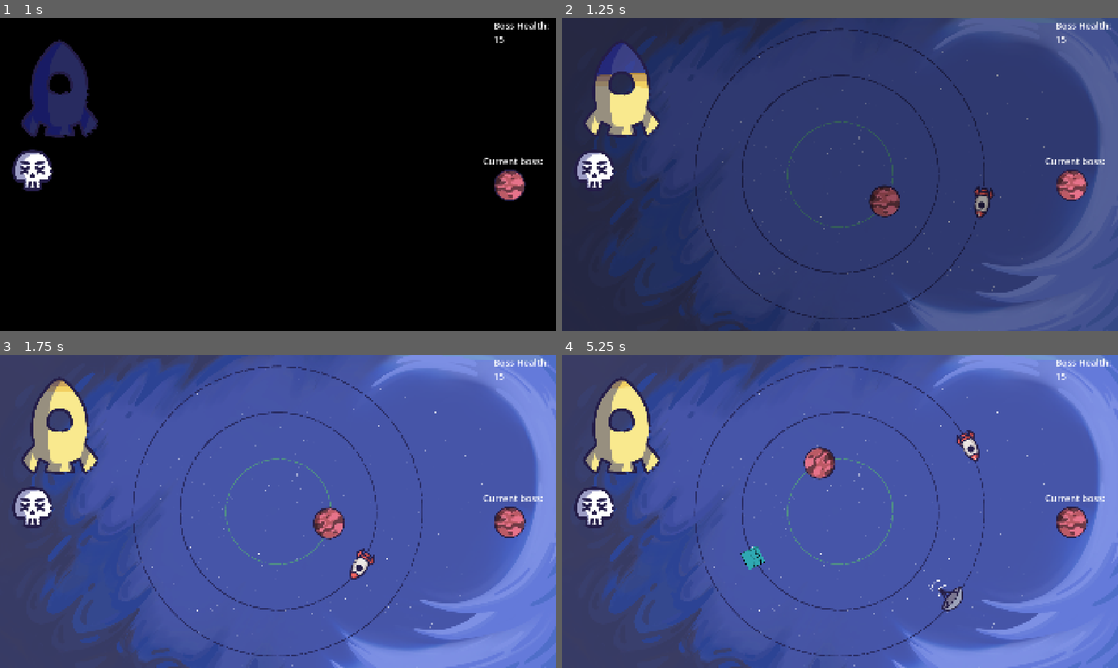
Above: before the commit, frames 1-4 (two rows, left to right).
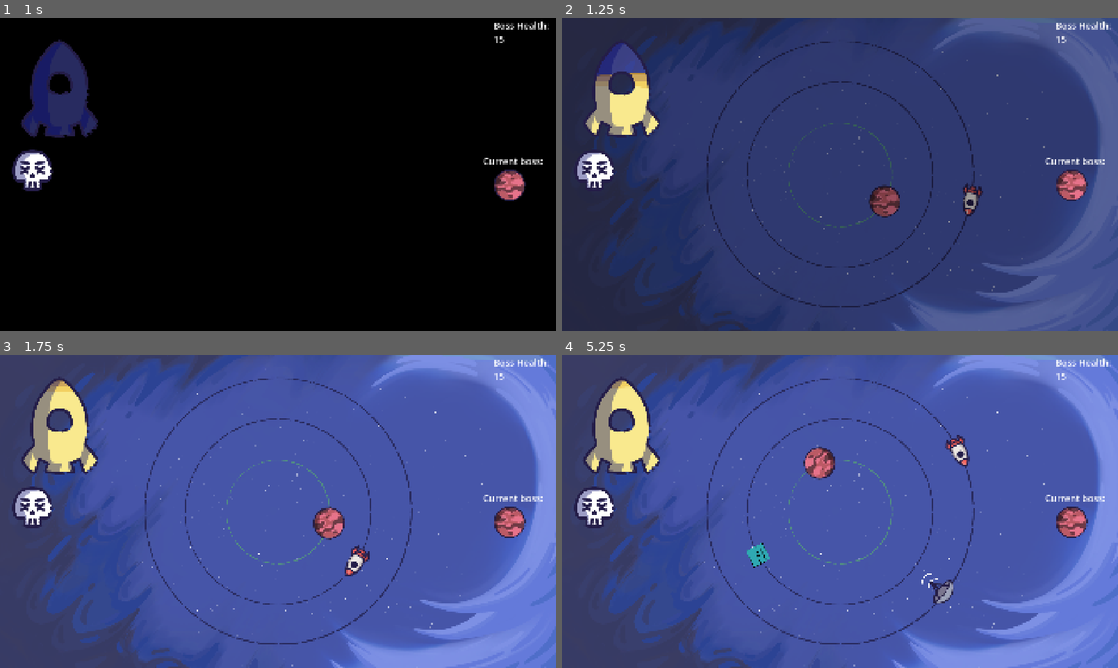
Above: after the commit, the same moments.

Repository: CookieFinder23/YGDA-Fall-Game-Jam-2026
Game: Godot game, scene res://ui/title_screen/title_screen.tscn
Two runs of this game, one before a commit and one after it. Both use one fixed random seed, a clock stepped at 60 frames per second and the inputs below. Sound files missing from this copy of the repository are replaced by a short silence.
Inputs (mouse positions are in pixels of both pictures, inside the frame that each line leads up to):
- Up to frame 1 (1 s): click (278, 140) at 0.5 s
- Up to frame 2 (1.25 s): no input
- Up to frame 3 (1.75 s): hold D (right) from 1.28 s (still down)
- Up to frame 4 (5.25 s): release D (right) at 2.03 s; hold S (down) 2.03-2.78 s; hold D (right) 2.78-3.53 s; hold W (up) 3.53-4.28 s; hold A (left) from 4.28 s (still down)

Frame 1 is identical in both runs. In frame 2, 2.4% of the frame differs, in the area x 24-78%, y 3-97%; in frame 3, 2.6%; in frame 4, 3.3%, in the area x 23-76%, y 3-97%.

Commit message:
ring change

Diff:
--- a/fall-game-jam-2026/globals/game_state.gd
+++ b/fall-game-jam-2026/globals/game_state.gd
@@ -2,7 +2,7 @@
 
 const RING_AMOUNT = 3
 const RING_BASE = 180
-const RING_SLOPE = 160
+const RING_SLOPE = 140
 const CENTER = Vector2(960, 540)
 var fast_ring: int
 var difficulty_ramp: float = 0.0
--- a/fall-game-jam-2026/level/world.tscn
+++ b/fall-game-jam-2026/level/world.tscn
@@ -2,11 +2,11 @@
 
 [ext_resource type="PackedScene" uid="uid://duh0b4jpm3s56" path="res://level_object/player.tscn" id="1_07nfa"]
 [ext_resource type="Script" uid="uid://dg875oa72qesx" path="res://level/world.gd" id="1_sw3g3"]
+[ext_resource type="Texture2D" uid="uid://b6cwir2q0l2av" path="res://assets/art/Med ring.PNG" id="3_riu67"]
 [ext_resource type="PackedScene" uid="uid://clddrd1vt1me" path="res://ui/hud/hud.tscn" id="3_tjjer"]
-[ext_resource type="Texture2D" uid="uid://dy4fs3mhbnyyb" path="res://assets/art/Medium ring.PNG" id="5_hx6qw"]
-[ext_resource type="Texture2D" uid="uid://dwux0fcj6mrr0" path="res://assets/art/Small ring.PNG" id="6_riu67"]
+[ext_resource type="Texture2D" uid="uid://cla58ylnpobkf" path="res://assets/art/Big ring.PNG" id="5_gsqr6"]
+[ext_resource type="Texture2D" uid="uid://c1hv1yrpbvi71" path="res://assets/art/Small ring.PNG" id="6_riu67"]
 [ext_resource type="Texture2D" uid="uid://ceg7lrlo6yt7d" path="res://assets/art/bg.png" id="7_gsqr6"]
-[ext_resource type="Texture2D" uid="uid://mvyiee3d1hg" path="res://assets/art/Large ring .PNG" id="7_riu67"]
 
 [node name="World" type="Node2D" unique_id=267205359]
 script = ExtResource("1_sw3g3")
@@ -65,7 +65,7 @@
 
 [node name="MediumRing" type="Sprite2D" parent="Rings" unique_id=2063627867]
 position = Vector2(960, 540)
-texture = ExtResource("5_hx6qw")
+texture = ExtResource("3_riu67")
 
 [node name="SmallRing" type="Sprite2D" parent="Rings" unique_id=1546752173]
 position = Vector2(960, 540)
@@ -73,7 +73,7 @@
 
 [node name="LargeRing" type="Sprite2D" parent="Rings" unique_id=2110409841]
 position = Vector2(960, 540)
-texture = ExtResource("7_riu67")
+texture = ExtResource("5_gsqr6")
 
 [node name="Orbiting" type="Node" parent="." unique_id=1580261663]
 
--- a/fall-game-jam-2026/ui/title_screen/title_screen.tscn
+++ b/fall-game-jam-2026/ui/title_screen/title_screen.tscn
@@ -76,8 +76,8 @@
 offset_right = 960.0
 offset_bottom = 328.0
 text = "Team Sake
-Programming: CookieFinder23, Kelly, Kyle, Eva
-Art: InfinitePrograms, Eva, Kelly, S
+Programming: CookieFinder23, drinkmelonwater, Kyle, Eva
+Art: InfinitePrograms, Eva, drinkmelonwater, S
 Music: Sara
 
 Assets:
Binary file added: fall-game-jam-2026/assets/art/Big ring.PNG
Not shown, changed: fall-game-jam-2026/assets/art/Big ring.PNG.import
Binary file removed: fall-game-jam-2026/assets/art/Large ring .PNG
Binary file added: fall-game-jam-2026/assets/art/Med ring.PNG
Not shown, changed: fall-game-jam-2026/assets/art/Med ring.PNG.import
Binary file removed: fall-game-jam-2026/assets/art/Medium ring.PNG
Binary file changed: fall-game-jam-2026/assets/art/Small ring.PNG
Not shown, changed: fall-game-jam-2026/assets/art/Small ring.PNG.import
